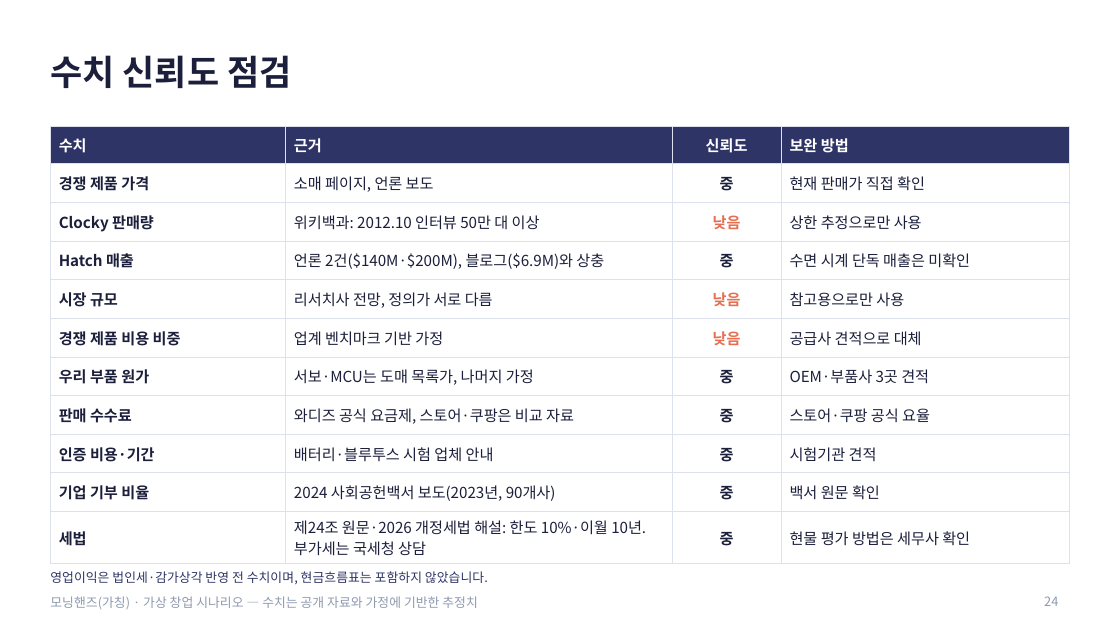
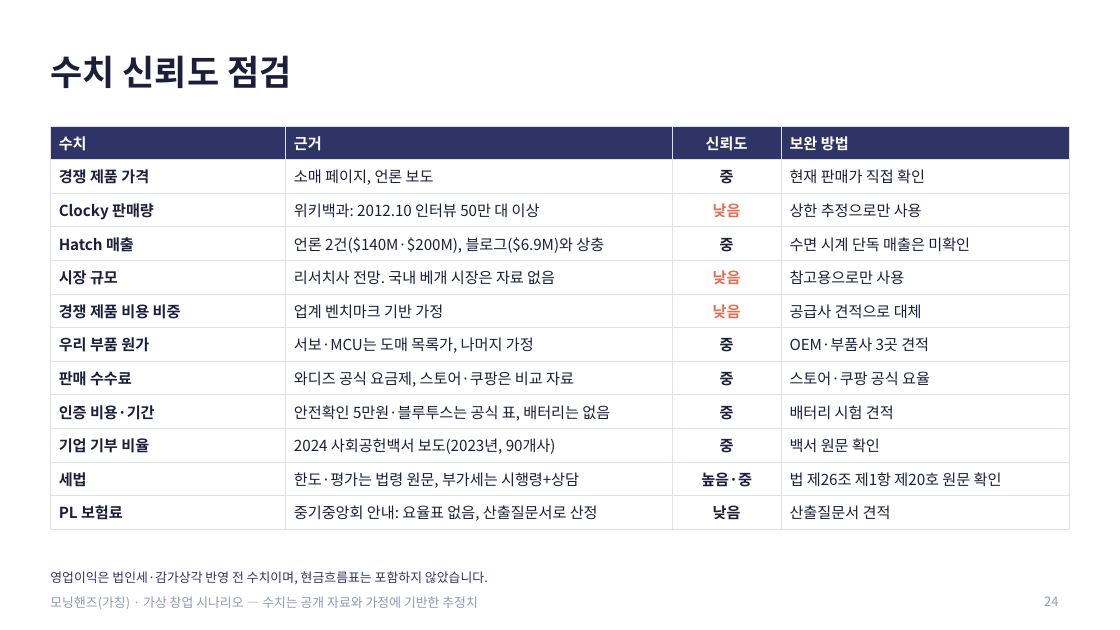
Before and after one commit to g975682-source/-, a slide deck: slide 24 of MorningHands_Business_Analysis.pptx. Drawn at 1120x630 pixels with LibreOffice and Linux fonts; fonts in the diff are those of the drawing. Boxes give left, top, right and bottom in pixels: in the first picture for what was removed or moved away, otherwise in the second. Text is boxed around its words. In the diff, an @@ line names an element or a change of style, - is before the commit and + after.

```diff
--- a/MorningHands_Business_Analysis.pptx
+++ b/MorningHands_Business_Analysis.pptx
@@ table at bbox=[50, 126, 1070, 529] @@
-row 5, column 2: 리서치사 전망, 정의가 서로 다름
+row 5, column 2: 리서치사 전망. 국내 베개 시장은 자료 없음
-row 9, column 2: 배터리·블루투스 시험 업체 안내
+row 9, column 2: 안전확인 5만원·블루투스는 공식 표, 배터리는 없음
-row 9, column 4: 시험기관 견적
+row 9, column 4: 배터리 시험 견적
-row 11: 세법 | 제24조 원문·2026 개정세법 해설: 한도 10%·이월 10년. 부가세는 국세청 상담 | 중 | 현물 평가 방법은 세무사 확인
+row 11: 세법 | 한도·평가는 법령 원문, 부가세는 시행령+상담 | 높음·중 | 법 제26조 제1항 제20호 원문 확인
+row 12: PL 보험료 | 중기중앙회 안내: 요율표 없음, 산출질문서로 산정 | 낮음 | 산출질문서 견적
```
Also in this commit, not shown: 5 other slides changed, 2 other files.
